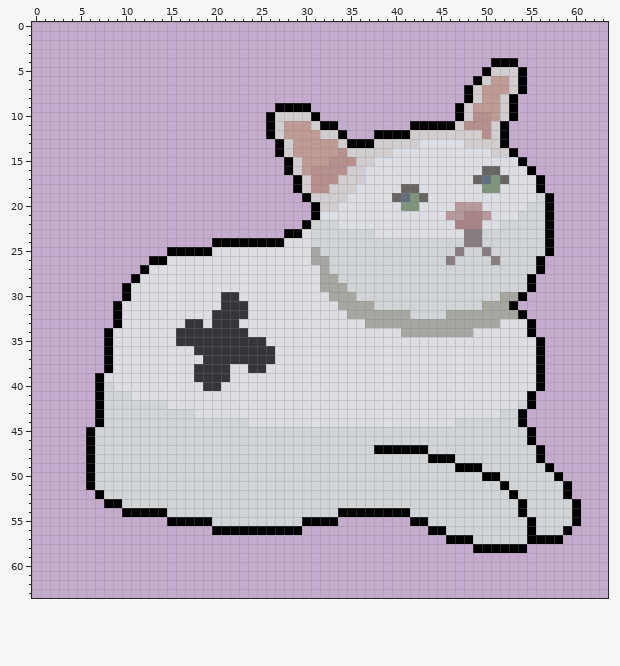
File history of a pixel-art sprite, Assets/Sprites/Cats/Pawramedic.png. Above: the version before the commit.
The file is 64x64 pixels.
After:
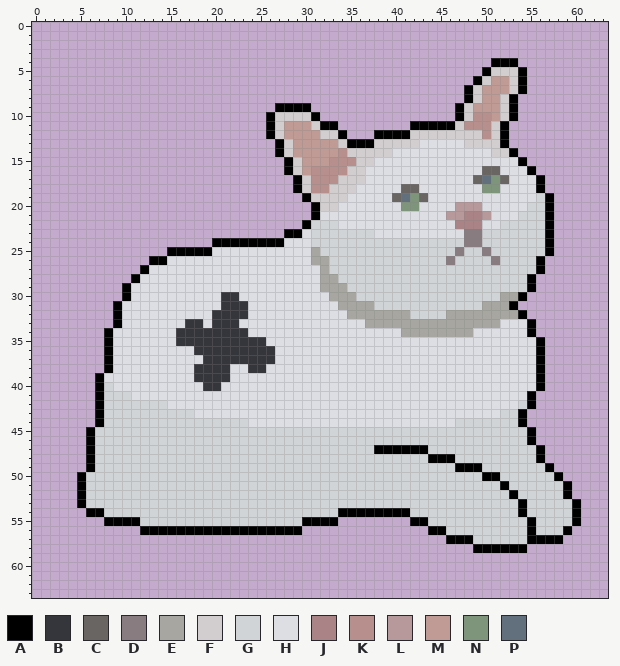
Palette (. is transparent): A #000000  B #35363b  C #696563  D #887c81  E #a7a6a0  F #d2cecf  G #d1d4d6  H #dcdee4  J #a98385  K #b7908e  L #b7999c  M #c09b95  N #7e957c  P #62707d
Difference:
@@ x 3..21 @@
 49 ...AGGGGGGGGGGGGGGG
-50 ...AGGGGGGGGGGGGGGG
-51 ...AGGGGGGGGGGGGGGG
-52 ....AGGGGGGGGGGGGGG
-53 .....AAGGGGGGGGGGGG
-54 .......AAAAAGGGGGGG
-55 ............AAAAAGG
-56 .................AA
+50 ..AGGGGGGGGGGGGGGGG
+51 ..AGGGGGGGGGGGGGGGG
+52 ..AGGGGGGGGGGGGGGGG
+53 ..AGGGGGGGGGGGGGGGG
+54 ...AAGGGGGGGGGGGGGG
+55 .....AAAAGGGGGGGGGG
+56 .........AAAAAAAAAA
 57 ...................
Pixel boxes of the changes (left, top, right, bottom) in both pictures:
changed: (77, 472, 212, 535)
